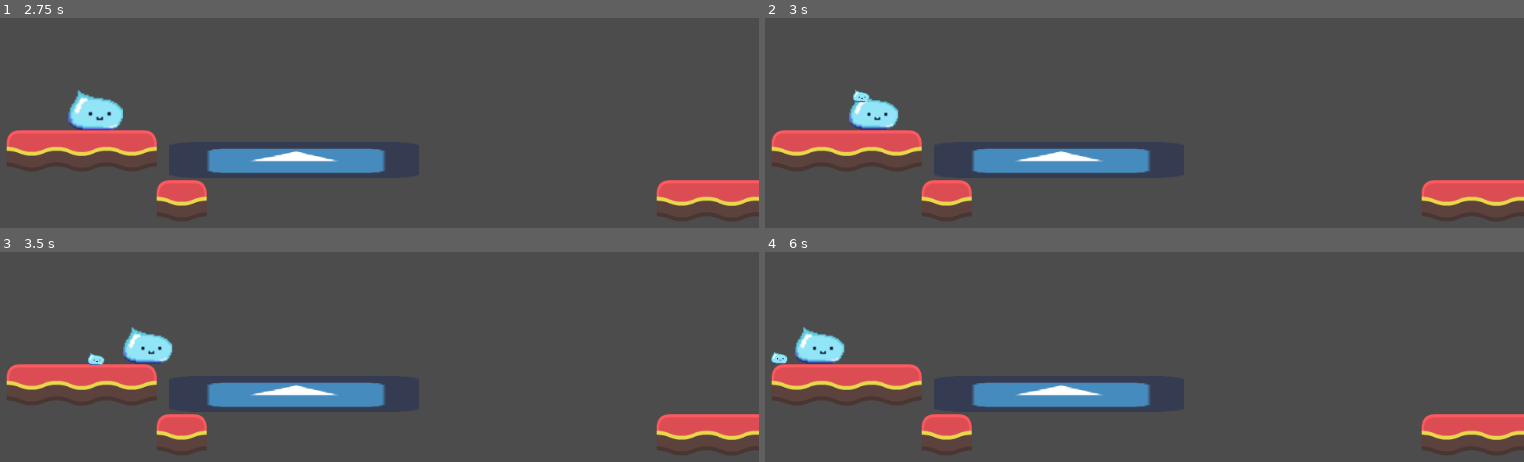
Above: before the commit, frames 1-4 (two rows, left to right).
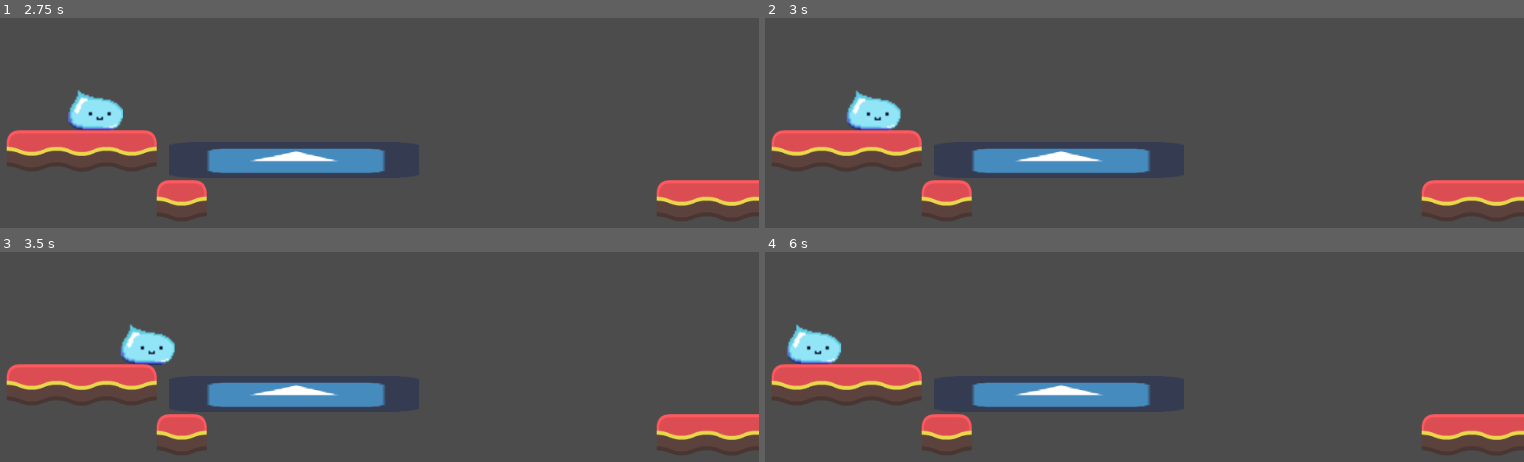
Above: after the commit, the same moments.

Repository: haroonsherjan/ResourceGame
Game: Godot game, scene res://Root.tscn
The game is run twice, just before and just after one commit, with the same random seed, the same clock (stepped at 60 frames per second) and the same inputs. The engine's default icon, where the game draws it, is replaced by a stand-in: a white triangle on a blue panel in a dark square.
Inputs:
- Up to frame 1 (2.75 s): click "Play Game" at 0.5 s; tap Enter at 1.25 s; hold Right (ui_right) 1.28-2.03 s; tap V (recombinate, bound only after the commit) at 1.35, 2.1 s; hold Down (ui_down) from 2.03 s (still down)
- Up to frame 2 (3 s): tap Space at 2.75 s; release Down (ui_down) at 2.78 s; hold Right (ui_right) from 2.78 s (still down); tap V (recombinate, bound only after the commit) at 2.85 s
- Up to frame 3 (3.5 s): keep holding Right (ui_right)
- Up to frame 4 (6 s): release Right (ui_right) at 3.53 s; hold Up (ui_up) 3.53-4.28 s; tap V (recombinate, bound only after the commit) every 0.75 s from 3.6 to 5.85 s; hold Left (ui_left) 4.28-5.78 s; hold Down (ui_down) from 5.78 s (still down)

Frame 1 is identical in both runs. In frame 2, 0.5% of the frame differs, in the area x 10-18%, y 34-54%; in frame 3, 0.6%; in frame 4, 0.7%, in the area x 0-11%, y 34-54%.

Commit message:
recombination working

Diff:
--- a/Gameplay/Player/RigidPlayer/MiniPlayer/MiniPlayer.tscn
+++ b/Gameplay/Player/RigidPlayer/MiniPlayer/MiniPlayer.tscn
@@ -8,7 +8,7 @@
 [sub_resource type="CircleShape2D" id=3]
 radius = 17.2627
 
-[node name="PlayerBody" type="RigidBody2D"]
+[node name="MiniPlayerBody" type="RigidBody2D" groups=["blobs"]]
 position = Vector2( 467, 346 )
 mode = 2
 physics_material_override = SubResource( 2 )
--- a/Gameplay/Player/RigidPlayer/Player.gd
+++ b/Gameplay/Player/RigidPlayer/Player.gd
@@ -46,7 +46,7 @@
 
 	if Input.is_action_just_pressed("ui_space"):
 		spawn_mini()
-	elif Input.is_key_pressed(KEY_V):
+	elif Input.is_action_just_pressed("recombinate"):
 		recombine() #do combine
 
 	match _state:
@@ -97,8 +97,20 @@
 
 
 func recombine():
+	var blob = get_tree().get_nodes_in_group("blobs")
+	for b in blob:
+		var dist = position.distance_to(b.position)
+		print(dist)
+		if dist<50:
+			b.queue_free()
+			curr_scale = curr_scale*1.1
+			curr_mass = curr_mass*1.01
+			scale = curr_scale
+			mass = curr_mass
+			get_node("Sprite").scale = curr_scale
+			get_node("CollisionShape2D").scale = curr_scale
+			break
 
-	pass
 
 func spawn_mini():
 	curr_scale = curr_scale * 0.9
--- a/Gameplay/Player/RigidPlayer/Player.tscn
+++ b/Gameplay/Player/RigidPlayer/Player.tscn
@@ -7,7 +7,7 @@
 friction = 0.0
 
 [sub_resource type="RectangleShape2D" id=3]
-extents = Vector2( 18, 10 )
+extents = Vector2( 18, 13.375 )
 
 [node name="PlayerBody" type="RigidBody2D"]
 position = Vector2( 449, 304 )
@@ -26,7 +26,7 @@
 
 [node name="CollisionShape2D" type="CollisionShape2D" parent="."]
 modulate = Color( 0.505882, 0.317647, 0.317647, 1 )
-position = Vector2( 0.5, 14.5 )
+position = Vector2( 0.5, 7.75 )
 scale = Vector2( 2, 2 )
 shape = SubResource( 3 )
 
--- a/project.godot
+++ b/project.godot
@@ -21,6 +21,11 @@
 "events": [ Object(InputEventKey,"resource_local_to_scene":false,"resource_name":"","device":0,"alt":false,"shift":false,"control":false,"meta":false,"command":false,"pressed":false,"scancode":0,"physical_scancode":32,"unicode":0,"echo":false,"script":null)
  ]
 }
+recombinate={
+"deadzone": 0.5,
+"events": [ Object(InputEventKey,"resource_local_to_scene":false,"resource_name":"","device":0,"alt":false,"shift":false,"control":false,"meta":false,"command":false,"pressed":false,"scancode":86,"physical_scancode":0,"unicode":0,"echo":false,"script":null)
+ ]
+}
 
 [physics]
 
